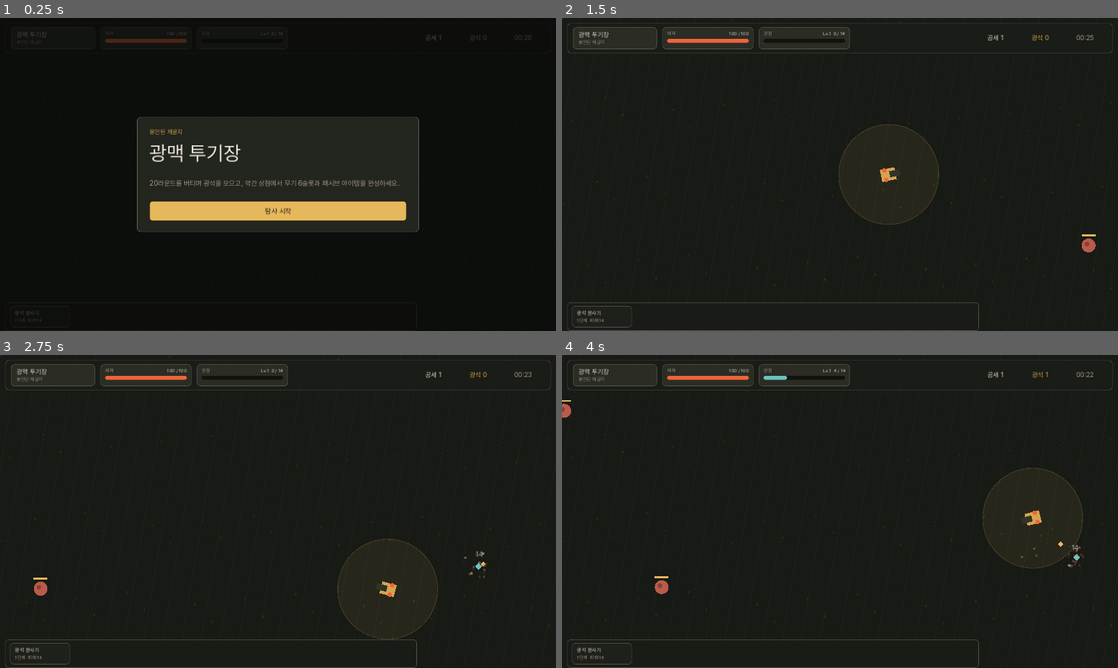
Above: before the commit, frames 1-4 (two rows, left to right).
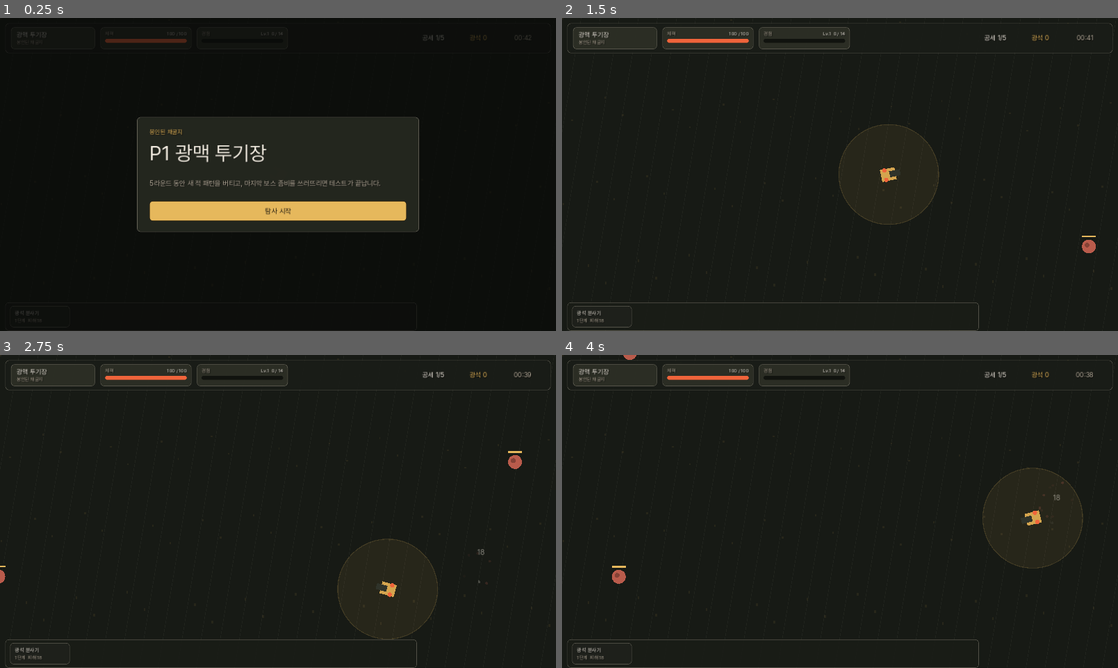
Above: after the commit, the same moments.

Repository: highfence/Bro-exile
Game: Godot game, scene res://scenes/main.tscn
Same seed, same stepped clock (60 frames per second), same inputs: the game is played once before the commit and once after it.
Inputs (mouse positions are in pixels of both pictures, inside the frame that each line leads up to):
- Up to frame 1 (0.25 s): no input
- Up to frame 2 (1.5 s): click "탐사 시작" at 0.5 s; move the mouse to (962, 158) at 1.27 s; hold D (move_right) from 1.28 s (still down); hold Space (dash) from 1.28 s (still down)
- Up to frame 3 (2.75 s): move the mouse to (166, 527) at 2.02 s; release D (move_right) at 2.03 s; release Space (dash) at 2.03 s; hold S (move_down) from 2.03 s (still down); tap Space (dash) at 2.1 s
- Up to frame 4 (4 s): move the mouse to (895, 442) at 2.77 s; release S (move_down) at 2.78 s; hold D (move_right) 2.78-3.53 s; hold Space (dash) 2.78-3.53 s; move the mouse to (812, 574) at 3.52 s; hold W (move_up) from 3.53 s (still down); tap Space (dash) at 3.6 s

The runs differ from the first frame. In frame 1, 1.1% of the frame differs, in the area x 26-96%, y 5-54%; in frame 2, 0.1%; in frame 3, 0.4%; in frame 4, 0.6%.

Commit message:
Build P1 playable loop

Diff:
--- a/scripts/main.gd
+++ b/scripts/main.gd
@@ -10,14 +10,15 @@
 const MODE_CHOICE := "choice"
 const MODE_GAME_OVER := "game_over"
 const MODE_VICTORY := "victory"
-const MAX_ROUNDS := 20
+const MAX_ROUNDS := 5
 const MAX_WEAPON_SLOTS := 6
 const MAX_WEAPON_LEVEL := 4
 const SHOP_OPTION_COUNT := 4
-const BASE_ROUND_DURATION := 24.0
-const MAX_ROUND_DURATION := 62.0
-const SMOKE_ROUND_DURATION := 8.0
-const SMOKE_PLAYTEST_DURATION := 18.0
+const P1_ROUND_DURATION := 42.0
+const P1_BOSS_ROUND_DURATION := 120.0
+const P1_REWARDS_ENABLED := false
+const SMOKE_ROUND_DURATION := 5.0
+const SMOKE_PLAYTEST_DURATION := 70.0
 const SMOKE_PLAYTEST_CAPTURE_PATH := "/private/tmp/orebound-godot-playtest.png"
 const CHOICE_UI_CAPTURE_PATH := "/private/tmp/orebound-godot-choice-ui.png"
 const SHOP_UI_CAPTURE_PATH := "/private/tmp/orebound-godot-shop-ui.png"
@@ -51,9 +52,11 @@
 var shop_stock: Array = []
 var enemies: Array = []
 var bullets: Array = []
+var enemy_projectiles: Array = []
 var pickups: Array = []
 var sparks: Array = []
 var floating_text: Array = []
+var boss_spawned := false
 
 var game_ui: CanvasLayer
 var ui_font: Font
@@ -96,7 +99,7 @@
 ]
 
 var weapon_catalog := {
-	"spitter": {"name": "광석 분사기", "fire_type": "bullet", "cooldown": 0.72, "damage": 14.0, "range": 470.0, "speed": 640.0, "color": Color("#e6b85c"), "pierce": 0, "projectiles": 1, "spread": 0.0, "splash": 0.0},
+	"spitter": {"name": "광석 분사기", "fire_type": "bullet", "cooldown": 0.62, "damage": 18.0, "range": 470.0, "speed": 640.0, "color": Color("#e6b85c"), "pierce": 0, "projectiles": 1, "spread": 0.0, "splash": 0.0},
 	"flintlock": {"name": "쌍발 화승총", "fire_type": "bullet", "cooldown": 0.54, "damage": 9.0, "range": 390.0, "speed": 760.0, "color": Color("#f0643b"), "pierce": 0, "projectiles": 2, "spread": 0.20, "splash": 0.0},
 	"drill": {"name": "파편 드릴", "fire_type": "bullet", "cooldown": 1.28, "damage": 34.0, "range": 560.0, "speed": 500.0, "color": Color("#93c96d"), "pierce": 3, "projectiles": 1, "spread": 0.0, "splash": 0.0},
 	"coil": {"name": "전류 코일", "fire_type": "arc", "cooldown": 1.08, "damage": 16.0, "range": 180.0, "speed": 0.0, "color": Color("#6cc3c0"), "pierce": 0, "projectiles": 1, "spread": 0.0, "splash": 0.0},
@@ -220,9 +223,11 @@
 	shop_stock.clear()
 	enemies.clear()
 	bullets.clear()
+	enemy_projectiles.clear()
 	pickups.clear()
 	sparks.clear()
 	floating_text.clear()
+	boss_spawned = false
 	_add_weapon("spitter")
 	_render_weapons()
 
@@ -230,7 +235,9 @@
 func _round_duration(round_index: int) -> float:
 	if smoke_playtest:
 		return SMOKE_ROUND_DURATION
-	return min(MAX_ROUND_DURATION, BASE_ROUND_DURATION + round_index * 2.0)
+	if round_index >= MAX_ROUNDS:
+		return P1_BOSS_ROUND_DURATION
+	return P1_ROUND_DURATION
 
 
 func _shop_reroll_cost() -> int:
@@ -252,12 +259,13 @@
 	_spawn_enemies()
 	_update_weapons(delta)
 	_update_bullets(delta)
+	_update_enemy_projectiles(delta)
 	_update_enemies(delta)
 	_update_pickups(delta)
 	_update_sparks(delta)
 	_update_floating_text(delta)
 
-	if wave_timer <= 0.0:
+	if wave < MAX_ROUNDS and wave_timer <= 0.0:
 		_finish_round()
 		return
 
@@ -284,6 +292,12 @@
 	smoke_choices_taken = 0
 	smoke_finishing = false
 	_start_run()
+	player["max_hp"] = 260.0
+	player["hp"] = 260.0
+	player["armor"] = 4.0
+	player["speed"] = 315.0
+	damage_multiplier = 2.25
+	cooldown_multiplier = 0.55
 
 
 func _update_smoke_playtest(delta: float) -> void:
@@ -298,7 +312,7 @@
 	elif mode == MODE_VICTORY:
 		_finish_smoke_playtest.call_deferred("VICTORY")
 	elif smoke_elapsed >= SMOKE_PLAYTEST_DURATION:
-		_finish_smoke_playtest.call_deferred("OK")
+		_finish_smoke_playtest.call_deferred("TIMEOUT")
 
 
 func _smoke_direction() -> Vector2:
@@ -334,9 +348,12 @@
 	if smoke_finishing:
 		return
 	smoke_finishing = true
-	await RenderingServer.frame_post_draw
-	var image := get_viewport().get_texture().get_image()
-	image.save_png(SMOKE_PLAYTEST_CAPTURE_PATH)
+	var capture_path := "skipped-headless"
+	if DisplayServer.get_name() != "headless":
+		await RenderingServer.frame_post_draw
+		var image := get_viewport().get_texture().get_image()
+		image.save_png(SMOKE_PLAYTEST_CAPTURE_PATH)
+		capture_path = SMOKE_PLAYTEST_CAPTURE_PATH
 	print("SMOKE_PLAYTEST result=%s mode=%s wave=%d level=%d hp=%.1f ore=%d enemies=%d pickups=%d choices=%d elapsed=%.2f capture=%s" % [
 		result,
 		mode,
@@ -348,87 +365,181 @@
 		pickups.size(),
 		smoke_choices_taken,
 		elapsed,
-		SMOKE_PLAYTEST_CAPTURE_PATH,
+		capture_path,
 	])
-	get_tree().quit(1 if result == "GAME_OVER" else 0)
+	get_tree().quit(1 if result == "GAME_OVER" or result == "TIMEOUT" else 0)
 
 
 func _spawn_enemies() -> void:
-	if wave_timer <= 0.0 or spawn_timer > 0.0:
-		return
-	var wave_pressure = min(0.28, wave * 0.018)
-	spawn_timer = max(0.22, 1.05 - wave_pressure - elapsed * 0.0014)
-	var pack_size := 1 + int(floor(wave / 3.0))
-	if randf() < wave * 0.06:
-		pack_size += 1
+	if (wave < MAX_ROUNDS and wave_timer <= 0.0) or spawn_timer > 0.0:
+		return
+
+	if wave >= MAX_ROUNDS and not boss_spawned:
+		enemies.append(_make_enemy("boss"))
+		boss_spawned = true
+		spawn_timer = 1.8
+		return
+
+	if enemies.size() >= _enemy_cap():
+		spawn_timer = 0.35
+		return
+
+	var kind := _pick_enemy_kind()
+	var pack_size := _enemy_pack_size(kind)
+	_spawn_enemy_pack(kind, pack_size)
+	spawn_timer = _enemy_spawn_interval(kind)
+
+
+func _spawn_enemy_pack(kind: String, pack_size: int) -> void:
+	var anchor := _spawn_position()
 	for i in range(pack_size):
-		enemies.append(_make_enemy())
-
-
-func _make_enemy() -> Dictionary:
+		if enemies.size() >= _enemy_cap():
+			return
+		var enemy := _make_enemy(kind)
+		enemy["pos"] = anchor + Vector2(randf_range(-24.0, 24.0), randf_range(-24.0, 24.0))
+		enemies.append(enemy)
+
+
+func _enemy_cap() -> int:
+	match wave:
+		1:
+			return 14
+		2:
+			return 18
+		3:
+			return 24
+		4:
+			return 26
+		_:
+			return 12
+
+
+func _pick_enemy_kind() -> String:
+	var roll := randf()
+	match wave:
+		1:
+			return "zombie"
+		2:
+			return "fast_zombie" if roll < 0.72 else "zombie"
+		3:
+			if roll < 0.64:
+				return "spider"
+			return "fast_zombie" if roll < 0.86 else "zombie"
+		4:
+			if roll < 0.46:
+				return "thrower"
+			if roll < 0.70:
+				return "spider"
+			return "fast_zombie" if roll < 0.88 else "zombie"
+		_:
+			if roll < 0.30:
+				return "thrower"
+			if roll < 0.56:
+				return "spider"
+			if roll < 0.78:
+				return "fast_zombie"
+			return "zombie"
+
+
+func _enemy_pack_size(kind: String) -> int:
+	if kind == "spider":
+		return randi_range(4, 5) if wave < MAX_ROUNDS else randi_range(3, 4)
+	if wave >= MAX_ROUNDS and kind != "thrower":
+		return 2 if randf() < 0.35 else 1
+	return 1
+
+
+func _enemy_spawn_interval(kind: String) -> float:
+	var interval := 1.0
+	match wave:
+		1:
+			interval = 1.05
+		2:
+			interval = 0.84
+		3:
+			interval = 1.12 if kind == "spider" else 0.92
+		4:
+			interval = 1.18 if kind == "thrower" else 0.96
+		_:
+			interval = 1.36
+	if smoke_playtest:
+		interval *= 0.62
+	return max(0.32, interval)
+
+
+func _spawn_position() -> Vector2:
 	var side := randi_range(0, 3)
-	var pos := Vector2.ZERO
 	if side == 0:
-		pos = Vector2(-30.0, randf() * WORLD_SIZE.y)
-	elif side == 1:
-		pos = Vector2(WORLD_SIZE.x + 30.0, randf() * WORLD_SIZE.y)
-	elif side == 2:
-		pos = Vector2(randf() * WORLD_SIZE.x, -30.0)
-	else:
-		pos = Vector2(randf() * WORLD_SIZE.x, WORLD_SIZE.y + 30.0)
-
-	var elite: bool = randf() < min(0.22, max(0, wave - 4) * 0.018)
-	if wave == MAX_ROUNDS:
-		elite = elite or randf() < 0.22
-	var bruiser: bool = (not elite) and randf() < min(0.28, wave * 0.035)
-	var skitter: bool = (not bruiser) and randf() < 0.32
-	var base_hp: float = 18.0 + wave * 5.2 + elapsed * 0.04
-	var hp: float = base_hp
+		return Vector2(-30.0, randf() * WORLD_SIZE.y)
+	if side == 1:
+		return Vector2(WORLD_SIZE.x + 30.0, randf() * WORLD_SIZE.y)
+	if side == 2:
+		return Vector2(randf() * WORLD_SIZE.x, -30.0)
+	return Vector2(randf() * WORLD_SIZE.x, WORLD_SIZE.y + 30.0)
+
+
+func _make_enemy(kind: String) -> Dictionary:
+	var hp := 24.0
 	var radius: float = 16.0
-	var speed: float = 105.0 + wave * 4.0
-	var damage: float = 12.0
+	var speed := 108.0
+	var damage: float = 9.0
 	var color := Color("#b95b4b")
-	var dropped_ore := 1
-	var dropped_xp := 4
-
-	if elite:
-		hp = base_hp * 4.2
-		radius = 29.0
-		speed = 64.0 + wave * 2.6
-		damage = 26.0
-		color = Color("#6f4f86")
-		dropped_ore = 9
-		dropped_xp = 14
-	elif bruiser:
-		hp = base_hp * 2.4
-		radius = 23.0
-		speed = 72.0 + wave * 3.0
-		damage = 20.0
-		color = Color("#8d5746")
-		dropped_ore = 4
-		dropped_xp = 7
-	elif skitter:
-		hp = base_hp * 0.7
-		radius = 12.0
-		speed = 152.0 + wave * 5.0
-		damage = 8.0
-		color = Color("#93c96d")
-		dropped_xp = 2
+	var armor := 0.0
+	var dropped_ore := 0
+	var dropped_xp := 0
+	var desired_range := 0.0
+	var attack_cooldown := 0.0
+
+	match kind:
+		"fast_zombie":
+			hp = 20.0
+			radius = 14.0
+			speed = 166.0
+			damage = 7.0
+			color = Color("#d68149")
+		"spider":
+			hp = 8.0
+			radius = 9.0
+			speed = 142.0
+			damage = 4.0
+			color = Color("#6f9f61")
+		"thrower":
+			hp = 36.0
+			radius = 18.0
+			speed = 76.0
+			damage = 6.0
+			color = Color("#7e8a76")
+			desired_range = 360.0
+			attack_cooldown = 2.15
+		"boss":
+			hp = 380.0
+			radius = 42.0
+			speed = 54.0
+			damage = 16.0
+			armor = 3.0
+			color = Color("#6f4f86")
+		_:
+			kind = "zombie"
 
 	var enemy_id := next_enemy_id
 	next_enemy_id += 1
 
 	return {
 		"id": enemy_id,
-		"pos": pos,
+		"type": kind,
+		"pos": _spawn_position(),
 		"radius": radius,
 		"hp": hp,
 		"max_hp": hp,
 		"speed": speed,
 		"damage": damage,
+		"armor": armor,
 		"color": color,
 		"ore": dropped_ore,
 		"xp": dropped_xp,
+		"desired_range": desired_range,
+		"attack_timer": randf_range(0.25, max(0.35, attack_cooldown)),
+		"attack_cooldown": attack_cooldown,
 	}
 
 
@@ -565,6 +676,27 @@
 			bullets.remove_at(i)
 
 
+func _update_enemy_projectiles(delta: float) -> void:
+	for i in range(enemy_projectiles.size() - 1, -1, -1):
+		var projectile = enemy_projectiles[i]
+		projectile["pos"] += projectile["velocity"] * delta
+		projectile["life"] -= delta
+
+		if projectile["pos"].distance_squared_to(player["pos"]) <= pow(projectile["radius"] + player["radius"], 2.0):
+			if player["hurt_cooldown"] <= 0.0:
+				var damage = max(1.0, projectile["damage"] - player["armor"])
+				player["hp"] -= damage
+				player["hurt_cooldown"] = 0.45
+				screen_shake = 0.8
+				_add_floating_text("-%d" % int(round(damage)), player["pos"] + Vector2(0, -28), Color("#f0643b"))
+			_add_spark(projectile["pos"], projectile["color"], 8)
+			enemy_projectiles.remove_at(i)
+			continue
+
+		if projectile["life"] <= 0.0 or not Rect2(Vector2(-80, -80), WORLD_SIZE + Vector2(160, 160)).has_point(projectile["pos"]):
+			enemy_projectiles.remove_at(i)
+
+
 func _explode_bullet(bullet: Dictionary, pos: Vector2) -> void:
 	var splash := float(bullet.get("splash", 0.0))
 	if splash <= 0.0:
@@ -590,9 +722,9 @@
 func _update_enemies(delta: float) -> void:
 	for i in range(enemies.size() - 1, -1, -1):
 		var enemy = enemies[i]
+		_update_enemy_behavior(enemy, delta)
+
 		var direction: Vector2 = (player["pos"] - enemy["pos"]).normalized()
-		enemy["pos"] += direction * enemy["speed"] * delta
-
 		var touch_distance: float = player["radius"] + enemy["radius"]
 		if enemy["pos"].distance_squared_to(player["pos"]) <= touch_distance * touch_distance:
 			if player["hurt_cooldown"] <= 0.0:
@@ -604,18 +736,67 @@
 			enemy["pos"] += -direction * 70.0 * delta
 
 		if enemy["hp"] <= 0.0:
+			var defeated_type := str(enemy.get("type", "zombie"))
 			_drop_pickups(enemy)
 			_add_spark(enemy["pos"], enemy["color"], 14)
 			enemies.remove_at(i)
+			if defeated_type == "boss":
+				_victory()
+				return
+
+
+func _update_enemy_behavior(enemy: Dictionary, delta: float) -> void:
+	var type := str(enemy.get("type", "zombie"))
+	var to_player: Vector2 = player["pos"] - enemy["pos"]
+	var distance: float = max(1.0, to_player.length())
+	var direction: Vector2 = to_player / distance
+
+	if type == "thrower":
+		var desired_range := float(enemy.get("desired_range", 360.0))
+		if distance > desired_range * 1.08:
+			enemy["pos"] += direction * enemy["speed"] * delta
+		elif distance < desired_range * 0.62:
+			enemy["pos"] -= direction * enemy["speed"] * 0.78 * delta
+		else:
+			var strafe: Vector2 = direction.rotated(PI * 0.5)
+			enemy["pos"] += strafe * sin(elapsed * 2.4 + float(enemy["id"])) * enemy["speed"] * 0.24 * delta
+
+		enemy["attack_timer"] -= delta
+		if enemy["attack_timer"] <= 0.0 and distance < 560.0:
+			_throw_enemy_rock(enemy, direction)
+			enemy["attack_timer"] = float(enemy.get("attack_cooldown", 1.75))
+	else:
+		enemy["pos"] += direction * enemy["speed"] * delta
+
+	var pos: Vector2 = enemy["pos"]
+	pos.x = clamp(pos.x, -60.0, WORLD_SIZE.x + 60.0)
+	pos.y = clamp(pos.y, -60.0, WORLD_SIZE.y + 60.0)
+	enemy["pos"] = pos
+
+
+func _throw_enemy_rock(enemy: Dictionary, direction: Vector2) -> void:
+	var origin: Vector2 = enemy["pos"]
+	enemy_projectiles.append({
+		"pos": origin + direction * (float(enemy["radius"]) + 8.0),
+		"velocity": direction * 285.0,
+		"radius": 7.0,
+		"damage": 7.0,
+		"life": 3.0,
+		"color": Color("#c7b08a"),
+	})
+	_add_spark(origin, Color("#c7b08a"), 5)
 
 
 func _hurt_enemy(enemy: Dictionary, damage: float, hit_pos: Vector2) -> void:
-	enemy["hp"] -= damage
-	_add_floating_text(str(int(round(damage))), hit_pos + Vector2(0, -8), Color("#f5efe3"))
+	var final_damage = max(1.0, damage - float(enemy.get("armor", 0.0)))
+	enemy["hp"] -= final_damage
+	_add_floating_text(str(int(round(final_damage))), hit_pos + Vector2(0, -8), Color("#f5efe3"))
 	_add_spark(hit_pos, Color("#f5efe3"), 4)
 
 
 func _drop_pickups(enemy: Dictionary) -> void:
+	if not P1_REWARDS_ENABLED:
+		return
 	pickups.append({"pos": enemy["pos"], "radius": 8.0, "type": "xp", "value": enemy["xp"], "color": Color("#6cc3c0")})
 	var ore_count := int(ceil(enemy["ore"] * ore_multiplier))
 	for i in range(ore_count):
@@ -647,6 +828,8 @@
 
 
 func _add_xp(amount: float) -> void:
+	if not P1_REWARDS_ENABLED:
+		return
 	xp += amount
 	if xp >= xp_to_next:
 		xp -= xp_to_next
@@ -769,15 +952,15 @@
 		return
 	rounds_cleared += 1
 	_collect_leftover_ore()
-	enemies.clear()
-	bullets.clear()
+	_clear_combat_state()
+	_fully_heal_player()
 	spawn_timer = 0.0
 	screen_shake = 0.0
 
 	if wave >= MAX_ROUNDS:
 		_victory()
 	else:
-		_open_shop()
+		_open_round_break()
 
 
 func _collect_leftover_ore() -> void:
@@ -786,6 +969,54 @@
 			ore += item["value"]
 			round_ore_earned += item["value"]
 	pickups.clear()
+
+
+func _clear_combat_state() -> void:
+	enemies.clear()
+	bullets.clear()
+	enemy_projectiles.clear()
+	pickups.clear()
+
+
+func _fully_heal_player() -> void:
+	player["hp"] = player["max_hp"]
+	player["hurt_cooldown"] = 0.0
+
+
+func _open_round_break() -> void:
+	mode = MODE_CHOICE
+	var next_wave := wave + 1
+	_show_choice_overlay(
+		"라운드 %d 완료" % wave,
+		"체력 완전 회복",
+		[{
+			"id": "next_round",
+			"kind": "command",
+			"name": "라운드 %d 시작" % next_wave,
+			"desc": _round_brief(next_wave),
+			"cost": 0,
+		}],
+		"_choose_round_break_option"
+	)
+
+
+func _choose_round_break_option(option: Dictionary) -> void:
+	if str(option.get("id", "")) == "next_round":
+		_start_next_round()
+
+
+func _round_brief(round_index: int) -> String:
+	match round_index:
+		2:
+			return "색이 다른 빠른 좀비가 합류합니다. 거리를 더 자주 다시 잡아야 합니다."
+		3:
+			return "체력은 낮지만 4-5마리씩 몰려오는 거미떼가 합류합니다."
+		4:
+			return "원거리에서 돌을 던지는 좀비가 합류합니다. 투사체와 우선 처치 대상을 읽어야 합니다."
+		5:
+			return "방어력이 높은 보스 좀비가 등장합니다. 보스를 처치하면 P1 테스트가 끝납니다."
+		_:
+			return "다음 라운드를 시작합니다."
 
 
 func _open_shop() -> void:
@@ -892,9 +1123,9 @@
 	wave_timer = _round_duration(wave)
 	spawn_timer = 0.0
 	round_ore_earned = 0
-	enemies.clear()
-	bullets.clear()
-	pickups.clear()
+	boss_spawned = false
+	_clear_combat_state()
+	_fully_heal_player()
 	_hide_overlay()
 	mode = MODE_PLAY
 	_render_weapons()
@@ -932,6 +1163,7 @@
 	_draw_ground()
 	_draw_pickups()
 	_draw_bullets()
+	_draw_enemy_projectiles()
 	_draw_enemies()
 	_draw_player()
 	_draw_sparks()
@@ -969,8 +1201,28 @@
 	for enemy in enemies:
 		var pos: Vector2 = enemy["pos"]
 		var radius: float = enemy["radius"]
-		draw_circle(pos, radius, enemy["color"])
-		draw_circle(pos + Vector2(-radius * 0.25, -radius * 0.2), radius * 0.35, Color(0, 0, 0, 0.28))
+		var type := str(enemy.get("type", "zombie"))
+		if type == "spider":
+			for leg in range(4):
+				var angle := -0.95 + float(leg) * 0.64
+				var left := Vector2.LEFT.rotated(angle)
+				var right := Vector2.RIGHT.rotated(-angle)
+				draw_line(pos, pos + left * radius * 1.75, Color("#30422e"), 2.0)
+				draw_line(pos, pos + right * radius * 1.75, Color("#30422e"), 2.0)
+			draw_circle(pos, radius, enemy["color"])
+			draw_circle(pos + Vector2(radius * 0.25, -radius * 0.25), radius * 0.36, Color("#d8ceb9"))
+		elif type == "thrower":
+			draw_circle(pos, radius, enemy["color"])
+			draw_circle(pos + Vector2(radius * 0.48, -radius * 0.46), radius * 0.34, Color("#c7b08a"))
+			draw_circle(pos + Vector2(-radius * 0.22, -radius * 0.14), radius * 0.24, Color(0, 0, 0, 0.30))
+		elif type == "boss":
+			draw_circle(pos, radius + 5.0, Color("#3f324b"))
+			draw_circle(pos, radius, enemy["color"])
+			draw_arc(pos, radius + 8.0, 0.0, TAU, 72, Color("#c7b08a"), 4.0)
+			draw_circle(pos + Vector2(-radius * 0.18, -radius * 0.16), radius * 0.26, Color("#221a28"))
+		else:
+			draw_circle(pos, radius, enemy["color"])
+			draw_circle(pos + Vector2(-radius * 0.25, -radius * 0.2), radius * 0.35, Color(0, 0, 0, 0.28))
 		var hp_ratio = clamp(enemy["hp"] / enemy["max_hp"], 0.0, 1.0)
 		draw_rect(Rect2(pos + Vector2(-radius, -radius - 9), Vector2(radius * 2, 4)), Color("#111412"), true)
 		draw_rect(Rect2(pos + Vector2(-radius, -radius - 9), Vector2(radius * 2 * hp_ratio, 4)), Color("#e6b85c"), true)
@@ -979,6 +1231,12 @@
 func _draw_bullets() -> void:
 	for bullet in bullets:
 		draw_circle(bullet["pos"], bullet["radius"], bullet["color"])
+
+
+func _draw_enemy_projectiles() -> void:
+	for projectile in enemy_projectiles:
+		draw_circle(projectile["pos"], projectile["radius"], projectile["color"])
+		draw_arc(projectile["pos"], projectile["radius"] + 3.0, 0.0, TAU, 12, Color(0, 0, 0, 0.28), 2.0)
 
 
 func _draw_pickups() -> void:
@@ -1027,8 +1285,8 @@
 	active_choice_method = ""
 	game_ui.show_start(
 		"봉인된 채굴지",
-		"광맥 투기장",
-		"20라운드를 버티며 광석을 모으고, 막간 상점에서 무기 6슬롯과 패시브 아이템을 완성하세요.",
+		"P1 광맥 투기장",
+		"5라운드 동안 새 적 패턴을 버티고, 마지막 보스 좀비를 쓰러뜨리면 테스트가 끝납니다.",
 		"탐사 시작"
 	)
 
@@ -1055,8 +1313,8 @@
 	active_choice_method = ""
 	game_ui.show_end(
 		"탐사 완료",
-		"20라운드 생존",
-		"레벨 %d 광석 %d 무기 %d개 아이템 %d개로 기본 루프를 완주했습니다." % [level, ore, weapons.size(), items.size()],
+		"P1 보스 처치",
+		"5라운드 전투 루프를 완주했습니다. 기본 좀비, 빠른 좀비, 거미떼, 투척 좀비, 보스 좀비 패턴을 모두 통과했습니다.",
 		"다시 시작"
 	)
 
@@ -1082,6 +1340,7 @@
 		"xp_to_next": xp_to_next,
 		"level": level,
 		"wave": wave,
+		"max_wave": MAX_ROUNDS,
 		"ore": ore,
 		"time": _format_time(max(0.0, wave_timer)),
 	})
--- a/scripts/ui/game_ui.gd
+++ b/scripts/ui/game_ui.gd
@@ -53,7 +53,12 @@
 	xp_bar.max_value = xp_max
 	xp_bar.value = current_xp
 	xp_value.text = "Lv.%d  %d / %d" % [int(data.get("level", 1)), int(round(current_xp)), int(round(xp_max))]
-	wave_label.text = "공세 %d" % int(data.get("wave", 1))
+	var wave := int(data.get("wave", 1))
+	var max_wave := int(data.get("max_wave", 0))
+	if max_wave > 0:
+		wave_label.text = "공세 %d/%d" % [wave, max_wave]
+	else:
+		wave_label.text = "공세 %d" % wave
 	ore_label.text = "광석 %d" % int(data.get("ore", 0))
 	time_label.text = str(data.get("time", "00:00"))
 
Not shown, changed: README.md
Not shown, added: todos/004-complete-p1-p1-five-round-playable-loop.md
Not shown, added: todos/005-complete-p1-enemy-archetypes-and-wave-patterns.md
Not shown, added: todos/007-complete-p1-boss-zombie-and-test-ending.md
Not shown, changed: todos/README.md
